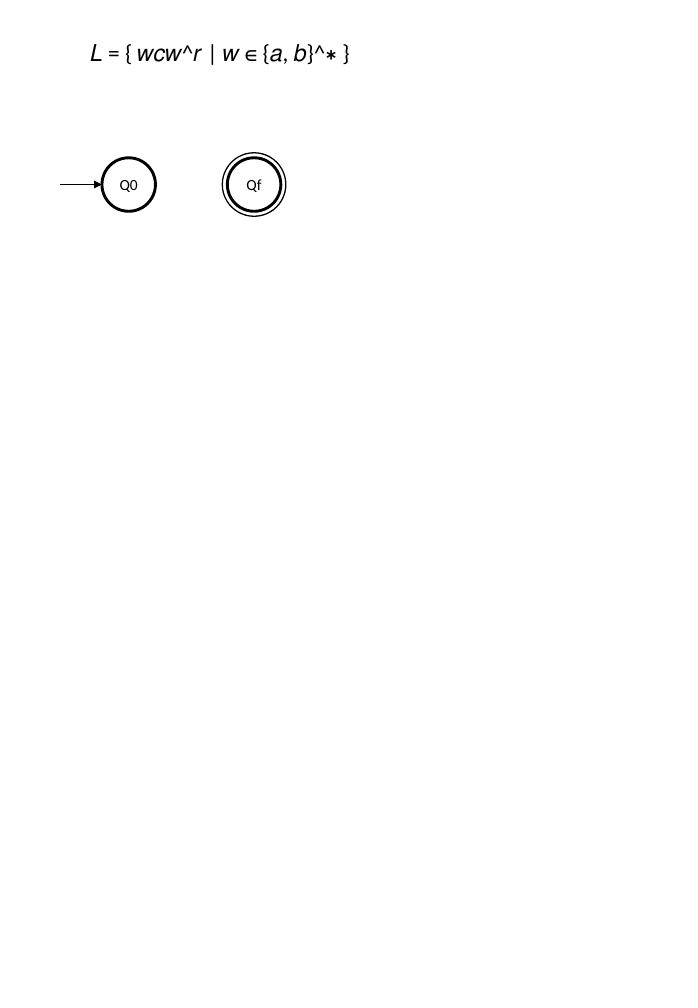
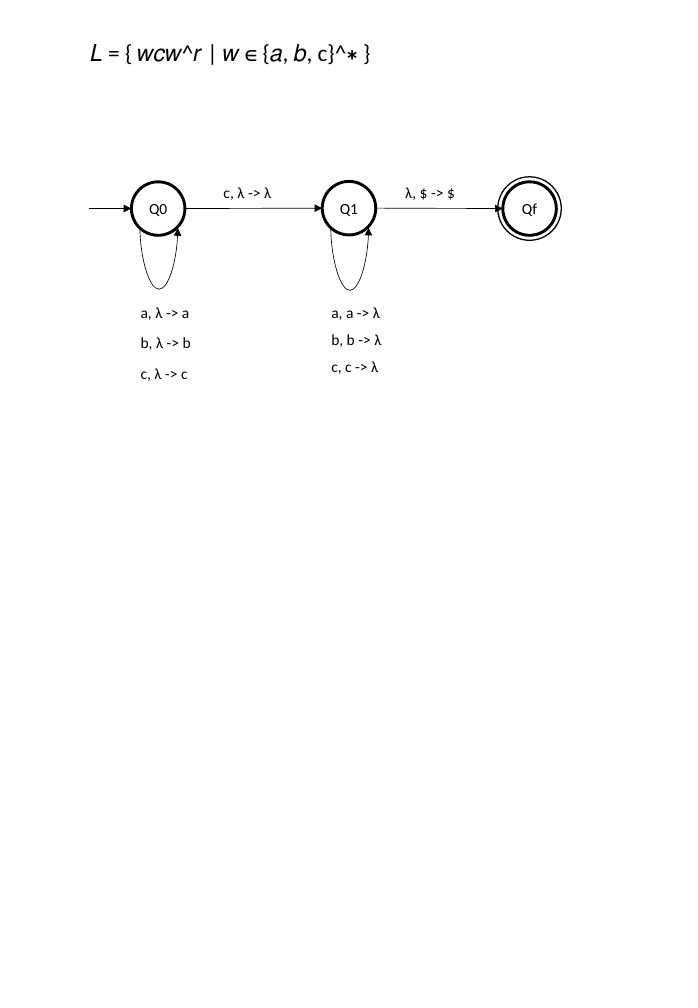
Before and after one commit to Amin-MAG/TLA, a slide deck: slide 3 of Diagrams/Diagrams.pptx. Drawn at 698x1008 pixels with LibreOffice and Linux fonts; fonts in the diff are those of the drawing. Boxes give left, top, right and bottom in pixels: in the first picture for what was removed or moved away, otherwise in the second. Text is boxed around its words. In the diff, an @@ line names an element or a change of style, - is before the commit and + after.

```diff
--- a/Diagrams/Diagrams.pptx
+++ b/Diagrams/Diagrams.pptx
@@ text at bbox=[90, 44, 347, 64]: text changed @@
-𝐿 = { 𝑤𝑐𝑤^𝑟 | 𝑤 ∊ {𝑎, 𝑏}^∗ }
+𝐿 = { 𝑤𝑐𝑤^𝑟 | 𝑤 ∊ {𝑎, 𝑏, c}^∗ }
@@ ellipse: place and size @@
-ellipse at bbox=[222, 153, 286, 216]
+ellipse at bbox=[498, 177, 561, 240]
@@ arrow moved from (60, 184) - (102, 184) to (89, 208) - (131, 208) @@
@@ ellipse "Q0": place and size @@
-ellipse "Q0" at bbox=[102, 158, 156, 212]
+ellipse "Q0" at bbox=[131, 181, 185, 235]
@@ arrow added from (185, 208) to (322, 208), #000000 0.5 pt @@
@@ text added at bbox=[223, 187, 271, 200], 12 pt, text #000000 @@
+c, λ -> λ
@@ ellipse added at bbox=[322, 181, 376, 235], outline #000000 2.25 pt, 12 pt, text #000000 @@
+Q1
@@ arrow added from (376, 208) to (503, 208), #000000 0.5 pt @@
@@ text added at bbox=[405, 187, 416, 200], 12 pt, text #000000 @@
+λ, $ -> $
@@ ellipse "Qf": place and size @@
-ellipse "Qf" at bbox=[227, 158, 281, 212]
+ellipse "Qf" at bbox=[503, 181, 557, 235]
@@ curved arrow added from (140, 227) to (178, 228), #000000 0.5 pt @@
@@ curved arrow added from (330, 226) to (369, 228), #000000 0.5 pt @@
@@ text added at bbox=[141, 307, 189, 320], 12 pt, text #000000 @@
+a, λ -> a
@@ text added at bbox=[331, 307, 380, 320], 12 pt, text #000000 @@
+a, a -> λ
@@ text added at bbox=[141, 337, 191, 350], 12 pt, text #000000 @@
+b, λ -> b
@@ text added at bbox=[331, 334, 381, 347], 12 pt, text #000000 @@
+b, b -> λ
@@ text added at bbox=[141, 368, 188, 381], 12 pt, text #000000 @@
+c, λ -> c
@@ text added at bbox=[331, 361, 378, 374], 12 pt, text #000000 @@
+c, c -> λ
```
Also in this commit, not shown: 4 other slides changed, 11 other files.
